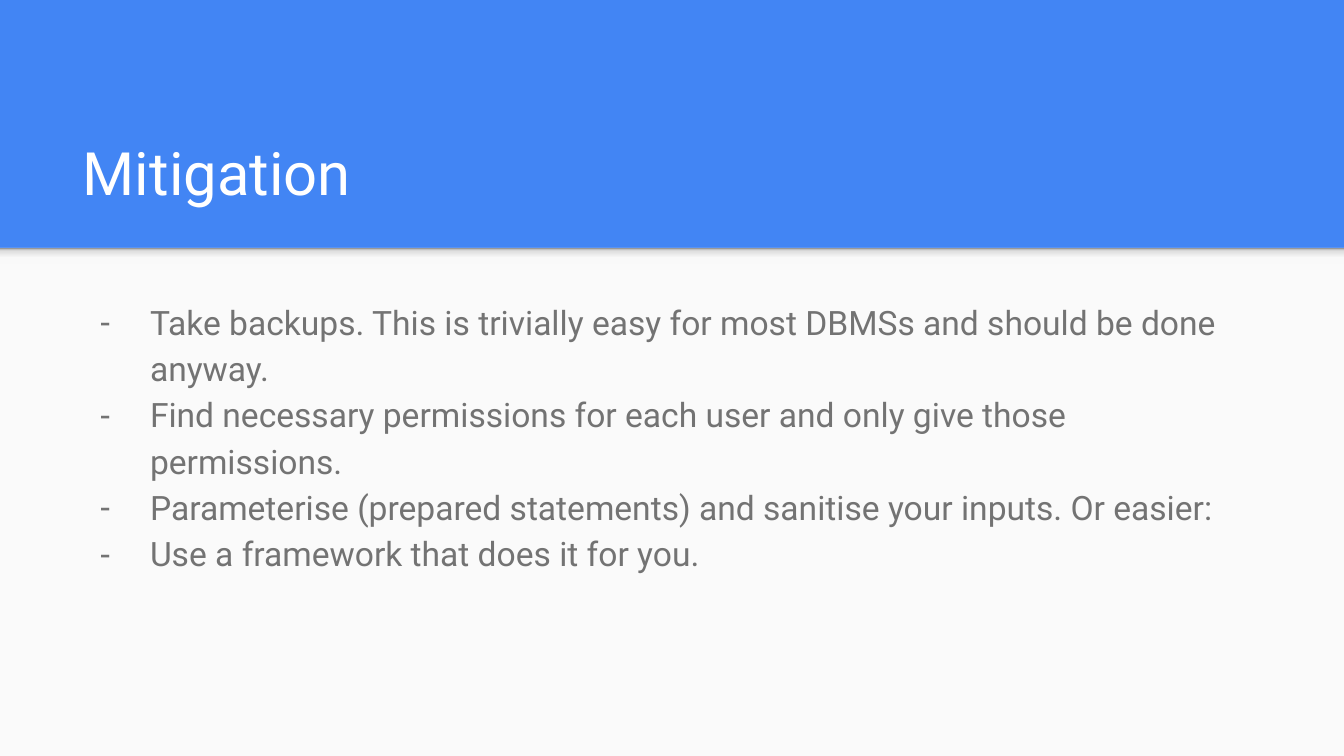
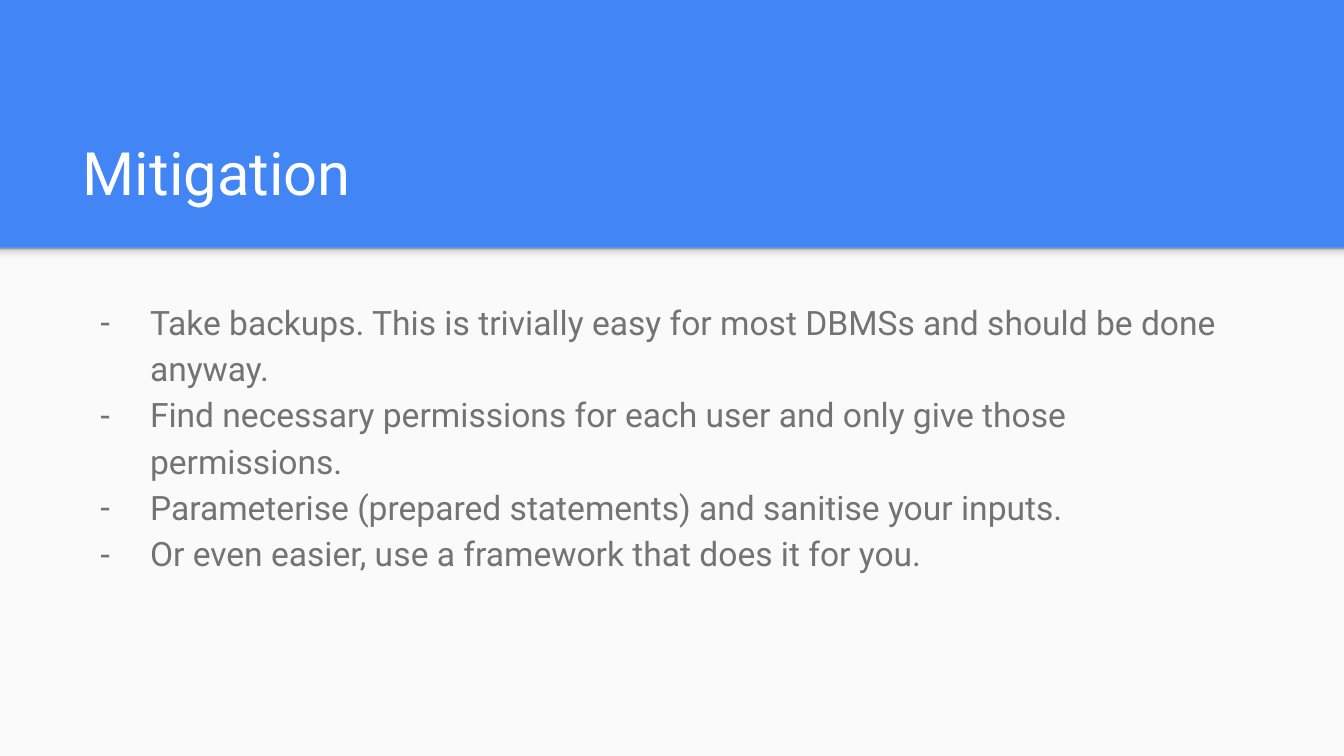
Before and after one commit to umisc/workshops, a slide deck: slide 15 of Workshop_2/Session 2 - SQL Injections.pptx (slide 13 before the commit). Drawn at 1344x756 pixels with LibreOffice and Linux fonts; fonts in the diff are those of the drawing. Boxes give left, top, right and bottom in pixels: in the first picture for what was removed or moved away, otherwise in the second. Text is boxed around its words. In the diff, an @@ line names an element or a change of style, - is before the commit and + after.

```diff
--- a/Workshop_2/Session 2 - SQL Injections.pptx
+++ b/Workshop_2/Session 2 - SQL Injections.pptx
@@ text at <box>150,493,1062,573</box>: text changed @@
-– Parameterise (prepared statements) and sanitise your inputs. Or easier:
-– Use a framework that does it for you.
+– Parameterise (prepared statements) and sanitise your inputs.
+– Or even easier, use a framework that does it for you.
```
Also in this commit, not shown: 3 other slides changed, 3 slides added, 1 other file.
